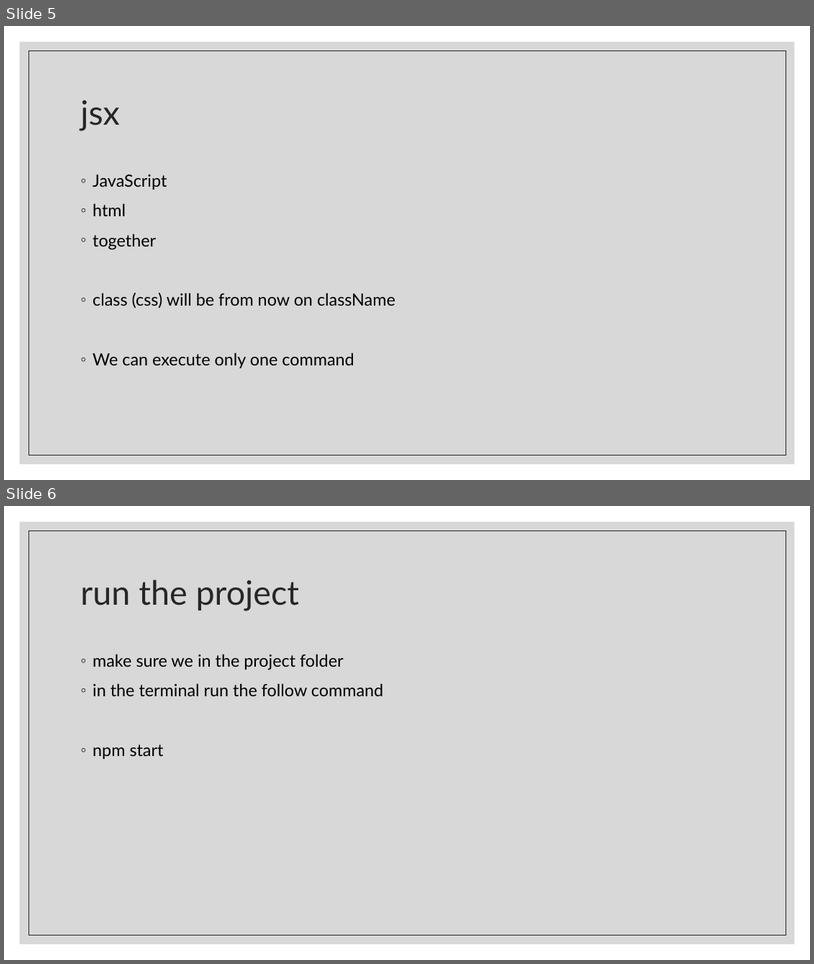
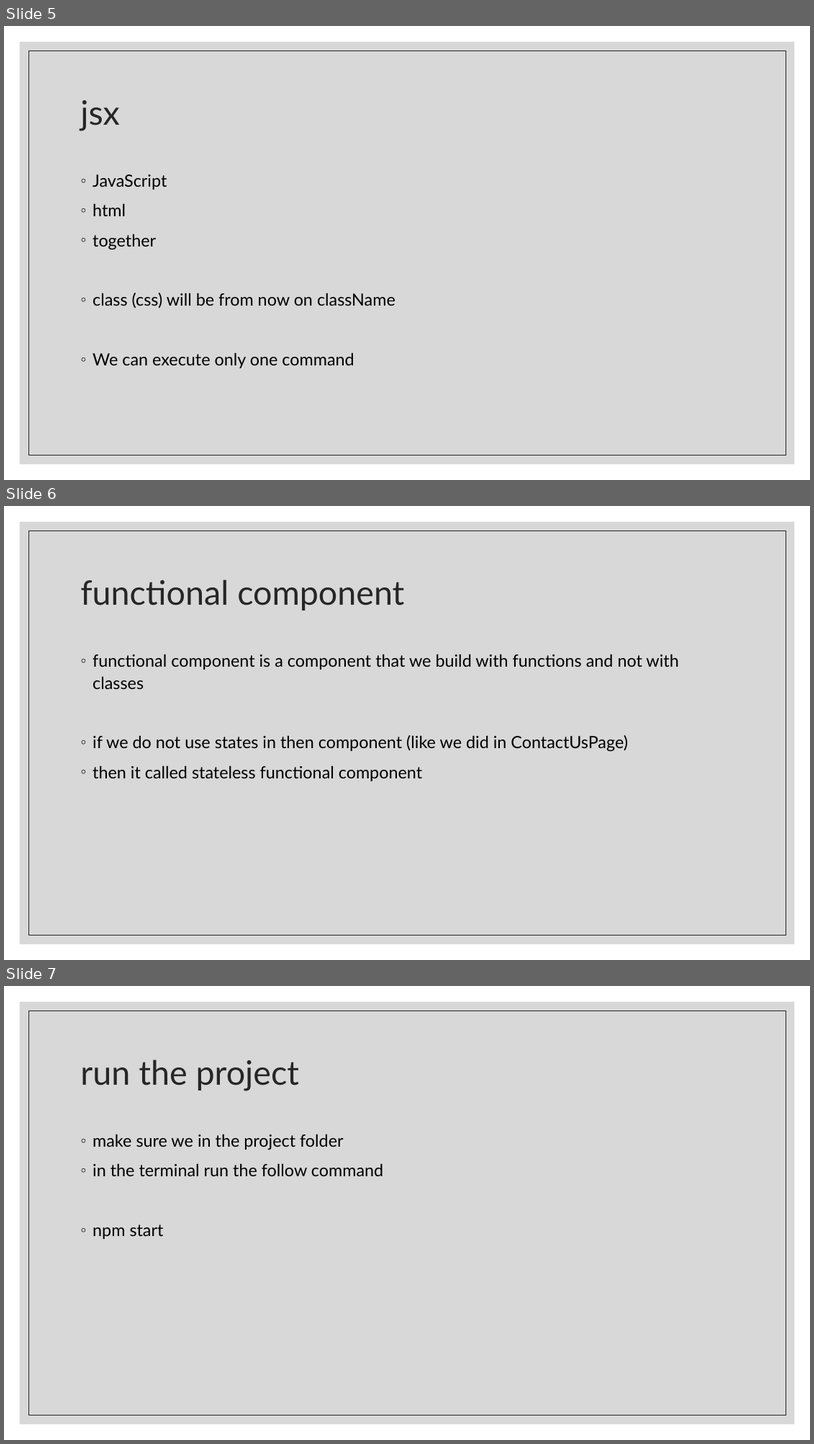
Before and after one commit to Rlss91/ht_W011121MR_morning_first-project, a slide deck: docs/React.pptx. Shown one above the other, each under a label of ours: slides 5 and 6 before the commit, slides 5, 6 and 7 after it. The pictures are 814x964 and 814x1444 pixels, drawn with LibreOffice and Linux fonts; fonts in the diff are those of the drawing. Boxes give left, top, right and bottom in pixels: in the first picture for what was removed or moved away, otherwise in the second. Text is boxed around its words. In the diff, an @@ line names an element or a change of style, - is before the commit and + after.

```diff
--- a/docs/React.pptx
+++ b/docs/React.pptx
@@ slide 6 added at (4,506,810,960), background #FFFFFF; not listed: 2 template elements that a slide beside it also shows @@
@@ title added at (80,579,404,610), 40 pt, text #262626 @@
+functional component
@@ text added at (93,654,679,781), 20 pt, text #000000 @@
+◦ functional component is a component that we build with functions and not with classes
+◦ if we do not use states in then component (like we did in ContactUsPage)
+◦ then it called stateless functional component
@@ what was slide 6 is now slide 7 @@
```
Also in this commit, not shown: 1 other slide added, 7 other files.
